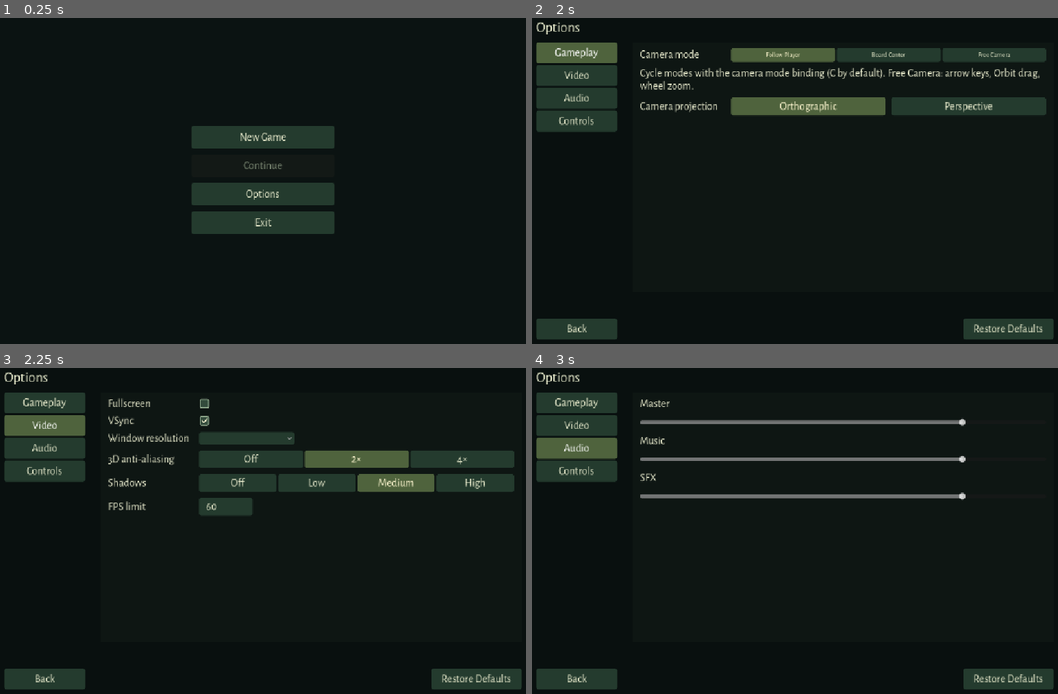
Above: before the commit, frames 1-4 (two rows, left to right).
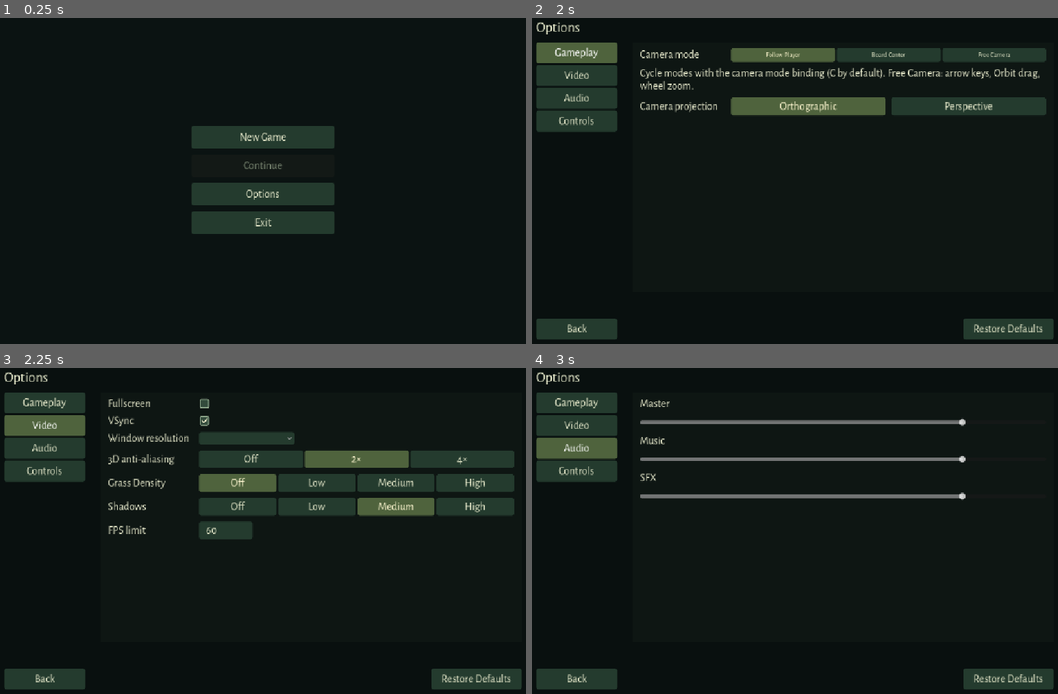
Above: after the commit, the same moments.

Repository: emir-masinovic/gameup-2026-nihilists
Game: Godot game, scene res://features/menus/main_menu.tscn
The game is run twice, just before and just after one commit, with the same random seed, the same clock (stepped at 60 frames per second) and the same inputs.
Inputs:
- Up to frame 1 (0.25 s): no input
- Up to frame 2 (2 s): click "Options" at 0.5 s; click "Gameplay" at 1.25 s
- Up to frame 3 (2.25 s): click "Video" at 2 s
- Up to frame 4 (3 s): click "Audio" at 2.75 s

Frames 1-2 are identical in both runs. In frame 3, 5.2% of the frame differs, in the area x 20-98%, y 32-53%; in frame 4, nothing differs.

Commit message:
feat: add persistent runtime grass density presets

Diff:
--- a/features/levels/forest/nature/ground_cover.gd
+++ b/features/levels/forest/nature/ground_cover.gd
@@ -17,9 +17,53 @@
 var lod_controller: Node
 var _wind_texture: NoiseTexture2D
 var grass_wind_multiplier = _debug_wind_multiplier()
+var _quality = "Medium"
+var _capacity_quality = "Medium"
+var reconfigure_ms = 0.0
 var _grid: RefCounted
 var _crack_sizes: Array[float] = []
 var _crack_targets: Array[float] = []
+
+func _ready():
+	var settings = get_node_or_null("/root/SettingsManager")
+	if settings != null:
+		_quality = settings.grass_density
+		if _quality != "Off": _capacity_quality = _quality
+		settings.graphics_changed.connect(_apply_density)
+
+func _apply_density():
+	var quality = get_node("/root/SettingsManager").grass_density
+	if quality == _quality: return
+	_quality = quality
+	if _grid == null or batches.is_empty(): return
+	var begin = Time.get_ticks_usec()
+	if quality != "Off" and quality != _capacity_quality:
+		var previous_material = batches[0].renderer.material_override
+		var wind = {"direction":previous_material.get_shader_parameter("wind_direction"),"strength":previous_material.get_shader_parameter("wind_strength")/maxf(grass_wind_multiplier,0.001),"time":previous_material.get_shader_parameter("wind_time")}
+		var exposure = previous_material.get_shader_parameter("wind_exposure")
+		var origin = previous_material.get_shader_parameter("shelter_origin")
+		if lod_controller != null:
+			lod_controller.free()
+			lod_controller = null
+		batches.pop_front().renderer.free()
+		_capacity_quality = quality
+		_grass_sites.clear()
+		_build(_grid,Visuals.instantiate_grass(),false)
+		batches.push_front(batches.pop_back())
+		update_state(_grid)
+		_process(1.0)
+		set_wind(wind)
+		set_shelter(exposure,Vector3(origin.x,0,origin.y))
+		_create_lod()
+	batches[0].renderer.visible = quality != "Off"
+	if lod_controller != null: lod_controller.set_process(quality != "Off")
+	reconfigure_ms = (Time.get_ticks_usec()-begin)/1000.0
+
+func _create_lod():
+	if not baseline and not (OS.is_debug_build() and OS.get_cmdline_user_args().has("--grass-no-lod")):
+		lod_controller = preload("res://features/levels/forest/nature/ControllerGrassLOD.gd").new()
+		add_child(lod_controller)
+		lod_controller.configure(self)
 
 func configure(grid: RefCounted, occupied: Dictionary = {}):
 	var begin = Time.get_ticks_usec()
@@ -40,10 +84,9 @@
 	update_state(grid)
 	_process(1.0)
 	generation_ms = (Time.get_ticks_usec()-begin)/1000.0
-	if not baseline and not (OS.is_debug_build() and OS.get_cmdline_user_args().has("--grass-no-lod")):
-		lod_controller = preload("res://features/levels/forest/nature/ControllerGrassLOD.gd").new()
-		add_child(lod_controller)
-		lod_controller.configure(self)
+	_create_lod()
+	batches[0].renderer.visible = _quality != "Off"
+	if lod_controller != null: lod_controller.set_process(_quality != "Off")
 
 func _find_mesh(node: Node, parent_transform: Transform3D) -> Dictionary:
 	var transform = parent_transform * node.transform if node is Node3D else parent_transform
@@ -72,7 +115,7 @@
 	var placement: Array[Dictionary] = []
 	if not shrubs:
 		# Retain the old total capacity, not its per-tile layout.
-		var budget = indices.size()*GRASS_POPULATION_SCALE
+		var budget = roundi(indices.size()*GRASS_POPULATION_SCALE * {"Low":3000.0/5298.0,"Medium":1.0,"High":8000.0/5298.0}[_capacity_quality])
 		if OS.is_debug_build():
 			for argument in OS.get_cmdline_user_args():
 				if argument.begins_with("--grass-count="): budget = clampi(int(argument.get_slice("=",1)),1,20000)
--- a/features/menus/options_menu.gd
+++ b/features/menus/options_menu.gd
@@ -184,6 +184,7 @@
 			if SettingsManager.actual_fullscreen():
 				label("Resolution applies in windowed mode; fullscreen uses the desktop resolution.")
 			setting_row("3D anti-aliasing", segmented_control(["Off", "2x", "4x"], SettingsManager.msaa_3d, func(index): SettingsManager.msaa_3d = index; persist()), "MSAA")
+			setting_row("Grass Density", segmented_control(SettingsManager.GRASS_DENSITIES, SettingsManager.GRASS_DENSITIES.find(SettingsManager.grass_density), func(index): SettingsManager.grass_density = SettingsManager.GRASS_DENSITIES[index]; persist()), "GrassDensity")
 			setting_row("Shadows", segmented_control(["Off", "Low", "Medium", "High"], SettingsManager.shadow_quality, func(index): SettingsManager.shadow_quality = index; persist()), "Shadows")
 			var fps = LineEdit.new()
 			fps.text = str(SettingsManager.fps_limit)
--- a/features/settings/settings_manager.gd
+++ b/features/settings/settings_manager.gd
@@ -22,6 +22,8 @@
 var storage_path = "user://settings.cfg"
 var volumes = {"Master": 0.8, "Music": 0.8, "SFX": 0.8}
 var bindings: Dictionary = DEFAULT_BINDINGS.duplicate(true)
+const GRASS_DENSITIES = ["Off", "Low", "Medium", "High"]
+var grass_density = "Off"
 var fullscreen = false
 var vsync = true
 var fps_limit = 60
@@ -52,6 +54,8 @@
 		var value = config.get_value("audio", bus, 0.8)
 		if (value is float or value is int) and is_finite(float(value)):
 			volumes[bus] = clampf(float(value), 0.0, 1.0)
+	var grass = config.get_value("video", "grass_density", "Medium")
+	grass_density = grass if grass is String and grass in GRASS_DENSITIES else "Off"
 	var full = config.get_value("video", "fullscreen", false)
 	fullscreen = full if full is bool else false
 	var sync = config.get_value("video", "vsync", true)
@@ -172,6 +176,7 @@
 	var config = ConfigFile.new()
 	for bus in volumes:
 		config.set_value("audio", bus, volumes[bus])
+	config.set_value("video", "grass_density", grass_density)
 	config.set_value("video", "fullscreen", fullscreen)
 	config.set_value("video", "vsync", vsync)
 	config.set_value("video", "fps_limit", fps_limit)
@@ -213,6 +218,7 @@
 			mouse_sensitivity = DEFAULT_MOUSE_SENSITIVITY
 			bindings = DEFAULT_BINDINGS.duplicate(true)
 		"Video":
+			grass_density = "Off"
 			fullscreen = false
 			vsync = true
 			fps_limit = 60
--- a/tests/BenchmarkGrassV2.gd
+++ b/tests/BenchmarkGrassV2.gd
@@ -9,6 +9,9 @@
 	root.get_node("SettingsManager").shadow_quality = 2
 	var flow = root.get_node("SceneFlow")
 	flow.next_seed = 2026
+	for argument in OS.get_cmdline_user_args():
+		if argument.begins_with("--density=") and argument.get_slice("=",1) in root.get_node("SettingsManager").GRASS_DENSITIES:
+			root.get_node("SettingsManager").grass_density = argument.get_slice("=",1)
 	for argument in OS.get_cmdline_user_args():
 		if argument.begins_with("--grass-biome="):
 			flow.run_regions = load("res://features/levels/forest/RunRegions.gd").new()
@@ -31,7 +34,6 @@
 		cover._process(10.0 if OS.get_cmdline_user_args().has("--grass-wind-only") else 1.0/60.0)
 		await process_frame
 	if OS.get_cmdline_user_args().has("--grass-hide"): cover.batches[0].renderer.visible = false
-	if OS.get_cmdline_user_args().has("--grass-chunks"): make_chunks(cover)
 	var camera = world.get_node("CameraRig")
 	camera.set_process(false)
 	RenderingServer.viewport_set_measure_render_time(root.get_viewport_rid(),true)
@@ -65,7 +67,7 @@
 			var visible = 0
 			for value in grass.sizes:
 				if value > 0.001: visible += 1
-			var record = {"projection":projection,"zoom":zoom,"biome":world.region_id,"allocated_tufts":grass.indices.size(),"nonzero_tufts":visible,"vertices_per_tuf …(1152 unchanged characters)…
+			var record = {"projection":projection,"zoom":zoom,"biome":world.region_id,"allocated_tufts":grass.indices.size(),"density":root.get_node("SettingsManager").grass_density,"rendered_tufts":grass.indices.size() if grass.renderer.visible else 0,"nonzero_tufts":visible,"vertices_per_tuf …(1152 unchanged characters)…
 			output.append(record)
 			print("GRASS BENCH ",JSON.stringify(record))
 			if OS.has_environment("GRASS_BENCH_OUT"):
@@ -100,31 +102,3 @@
 		var file = FileAccess.open(OS.get_environment("GRASS_BENCH_OUT")+".json",FileAccess.WRITE)
 		file.store_string(JSON.stringify(output,"  "))
 	quit()
-
-# Diagnostic snapshot only: world simulation is intentionally frozen in this
-# harness. Never used by gameplay; measures culling/draw overhead without a rewrite.
-func make_chunks(cover):
-	if cover.get("lod_controller") != null: cover.get("lod_controller").set_process(false)
-	var batch = cover.batches[0]
-	var groups = {}
-	for i in range(batch.indices.size()):
-		var point: Vector3 = batch.origins[i]
-		var key = Vector2i(floori((point.x+17)/8),floori((point.z+17)/8))
-		if not groups.has(key): groups[key] = []
-		groups[key].append(i)
-	for key in groups:
-		var chunk = MultiMeshInstance3D.new()
-		chunk.multimesh = MultiMesh.new()
-		chunk.multimesh.transform_format = MultiMesh.TRANSFORM_3D
-		chunk.multimesh.use_custom_data = true
-		chunk.multimesh.mesh = batch.renderer.multimesh.mesh
-		chunk.multimesh.instance_count = groups[key].size()
-		for j in range(groups[key].size()):
-			var i: int = groups[key][j]
-			chunk.multimesh.set_instance_transform(j,batch.renderer.multimesh.get_instance_transform(i))
-			chunk.multimesh.set_instance_custom_data(j,batch.renderer.multimesh.get_instance_custom_data(i))
-		chunk.material_override = batch.renderer.material_override
-		chunk.cast_shadow = GeometryInstance3D.SHADOW_CASTING_SETTING_OFF
-		chunk.extra_cull_margin = 0.7
-		cover.add_child(chunk)
-	batch.renderer.visible = false
--- /dev/null
+++ b/tests/TestGrassDensity.gd
@@ -0,0 +1,68 @@
+extends SceneTree
+var failures = 0
+func check(ok, message):
+	if not ok: failures += 1; push_error(message)
+func _initialize(): call_deferred("run")
+func run():
+	var settings = root.get_node("SettingsManager")
+	settings.storage_path = "user://density_test.cfg"
+	settings.grass_density = "High"
+	settings.save_settings()
+	settings.grass_density = "Low"
+	settings.load_settings()
+	check(settings.grass_density == "High","Density reload")
+	settings.reset_category("Video")
+	check(settings.grass_density == "Off","Restore Defaults selects Off")
+	var legacy = ConfigFile.new()
+	legacy.set_value("video","fps_limit",144)
+	legacy.save(settings.storage_path)
+	settings.load_settings()
+	check(settings.grass_density == "Medium" and settings.fps_limit == 144,"Legacy migration retains other preferences")
+	for biome in ["forest","wetlands","drylands"]:
+		var flow = root.get_node("SceneFlow")
+		flow.run_regions = load("res://features/levels/forest/RunRegions.gd").new()
+		flow.run_regions.configure(2026)
+		flow.run_regions.current_id = biome
+		flow.next_seed = 2026
+		change_scene_to_file("res://features/levels/forest/forest_level.tscn")
+		await process_frame
+		await process_frame
+		var cover = current_scene.ground_cover
+		current_scene.set_process(false)
+		var original = current_scene.grid.cells.duplicate(true)
+		var children = cover.get_child_count()
+		for quality in ["Off","Low","Medium","High","Off","Medium"]:
+			settings.grass_density = quality
+			settings.apply_settings()
+			check(cover.batches.size() == 2 and cover.get_child_count() == children,"No accumulated renderers")
+			check(cover.batches[0].renderer.visible == (quality != "Off"),"Grass visibility")
+			check(current_scene.grid.cells == original,"Quality never changes ecology")
+			print("DENSITY ",biome," ",quality," allocated=",cover.batches[0].indices.size()," reconfigure_ms=",cover.reconfigure_ms)
+			var renderer = cover.batches[0].renderer
+			settings.apply_settings()
+			check(cover.batches[0].renderer == renderer,"Unrelated settings never rebuild grass")
+		current_scene.queue_free()
+		await process_frame
+	var menu = load("res://features/menus/options_menu.tscn").instantiate()
+	root.add_child(menu)
+	menu.set_anchors_and_offsets_preset(Control.PRESET_FULL_RECT)
+	menu.show_category("Video")
+	for size in [Vector2i(1280,720),Vector2i(1600,900)]:
+		root.size = size
+		await process_frame
+		await process_frame
+		var buttons = menu.content.get_node("GrassDensityRow/GrassDensity")
+		check(buttons.get_child_count() == 4,"Four density buttons")
+		for button in buttons.get_children():check(button.size.x >= 40 and button.get_global_rect().end.x <= size.x,"Density buttons fit")
+		if OS.has_environment("DENSITY_UI_OUT"):
+			await RenderingServer.frame_post_draw
+			root.get_texture().get_image().save_png(OS.get_environment("DENSITY_UI_OUT")+str(size.x)+".png")
+		buttons.get_node("High").pressed.emit()
+		check(settings.grass_density == "High","Video button dispatch")
+		menu.show_category("Video")
+		check(menu.content.get_node("GrassDensityRow/GrassDensity/High").button_pressed,"Selected preset remains synchronized")
+	menu.queue_free()
+	DirAccess.remove_absolute(settings.storage_path)
+	await process_frame
+	print("DENSITY failures=",failures)
+	quit(failures)
Not shown, added: tests/TestGrassDensity.gd.uid
Not shown, changed: docs/ARCHITECTURE.md
Not shown, added: docs/ReportGrassDensity.md
